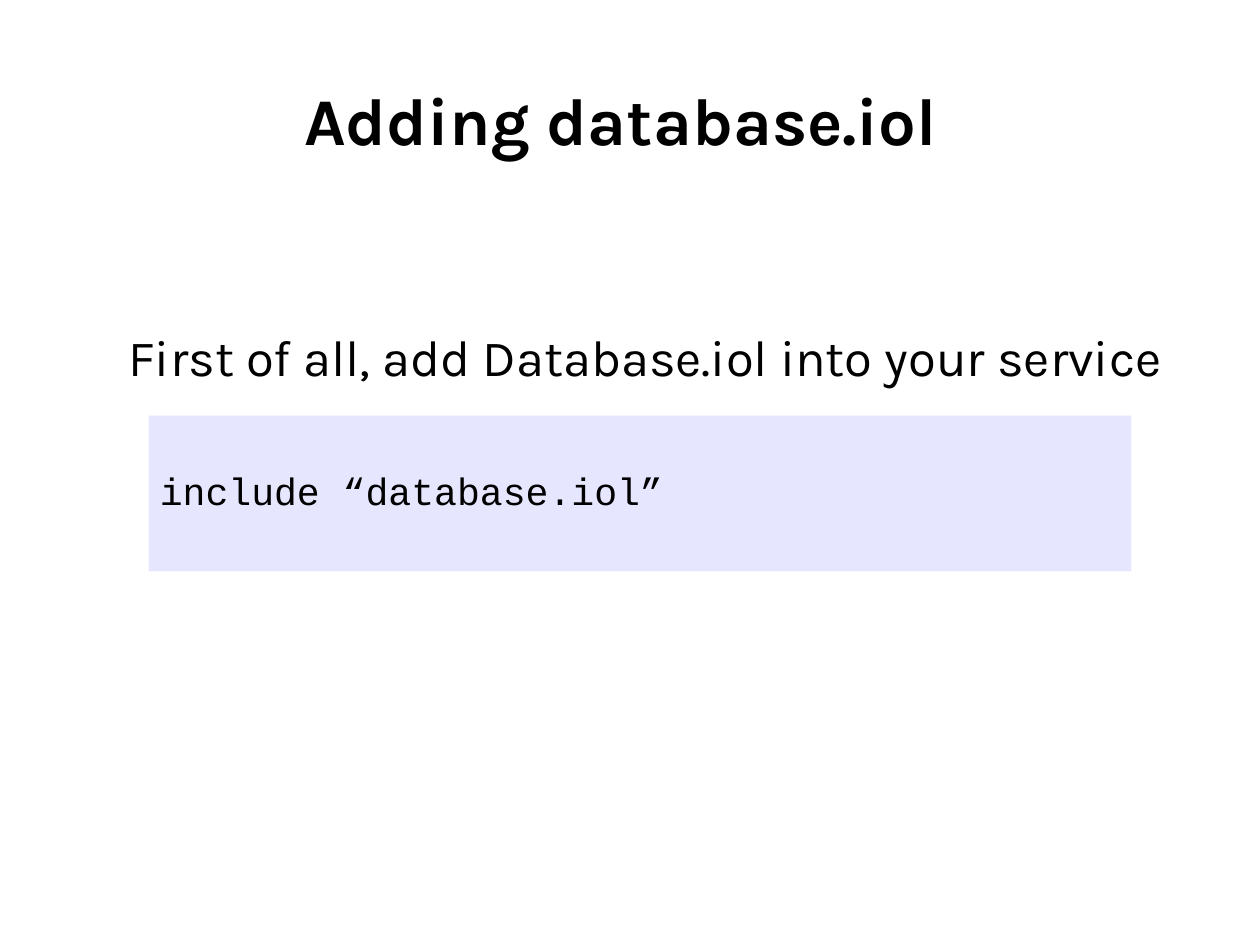
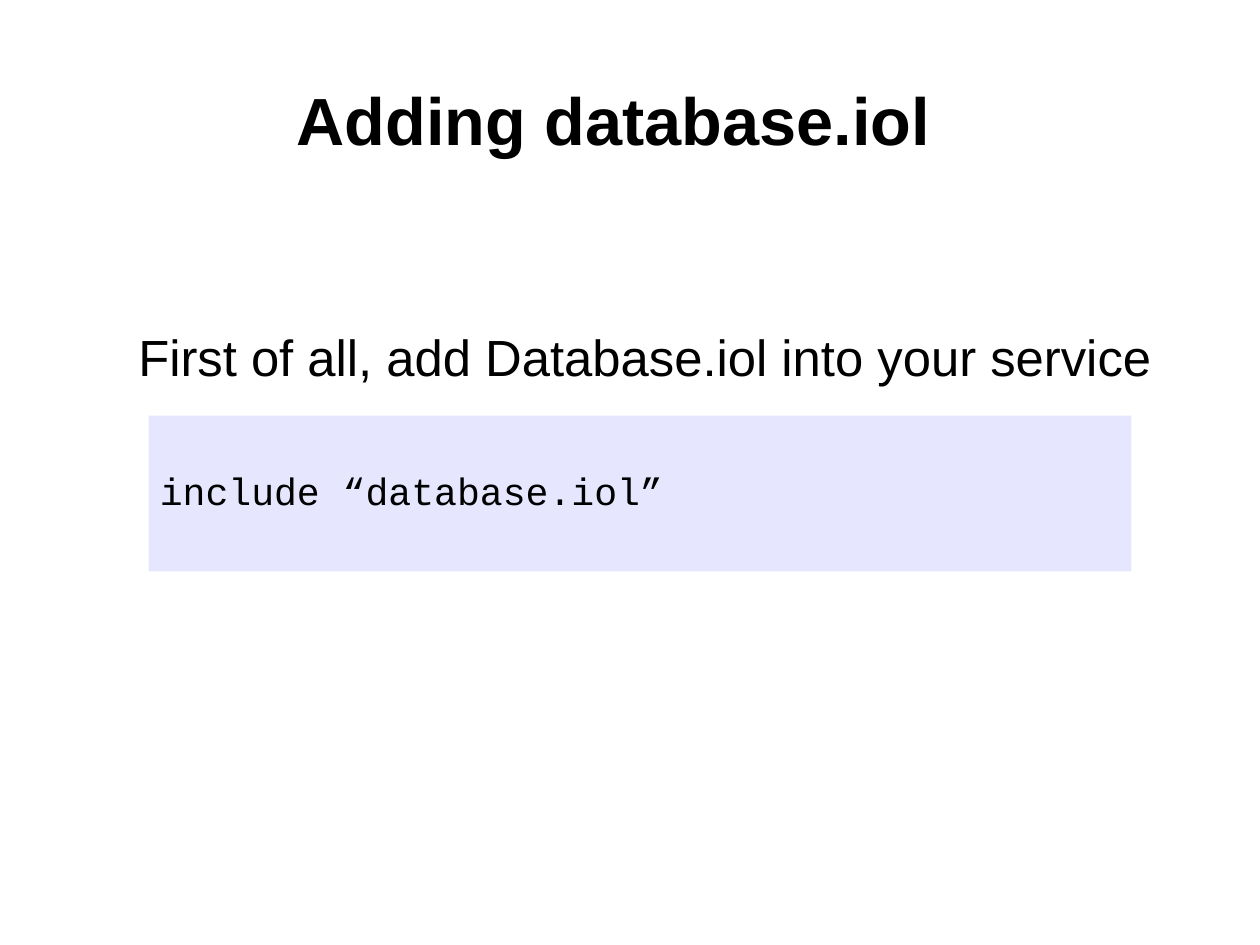
Before and after one commit to jolie/website, a slide deck: slide 4 of www/presentations/database.odp. Drawn at 1260x945 pixels with LibreOffice and Linux fonts; fonts in the diff are those of the drawing. Boxes give left, top, right and bottom in pixels: in the first picture for what was removed or moved away, otherwise in the second. Text is boxed around its words. In the diff, an @@ line names an element or a change of style, - is before the commit and + after.

```diff
--- a/www/presentations/database.odp
+++ b/www/presentations/database.odp
@@ text "Adding database.iol" at (297, 96, 930, 158): font Karla to Arial @@
@@ text "First of all, add Database.iol ..." at (138, 339, 1151, 387): font Karla to Arial @@
```
Also in this commit, not shown: 8 other slides changed, 2 other files.
